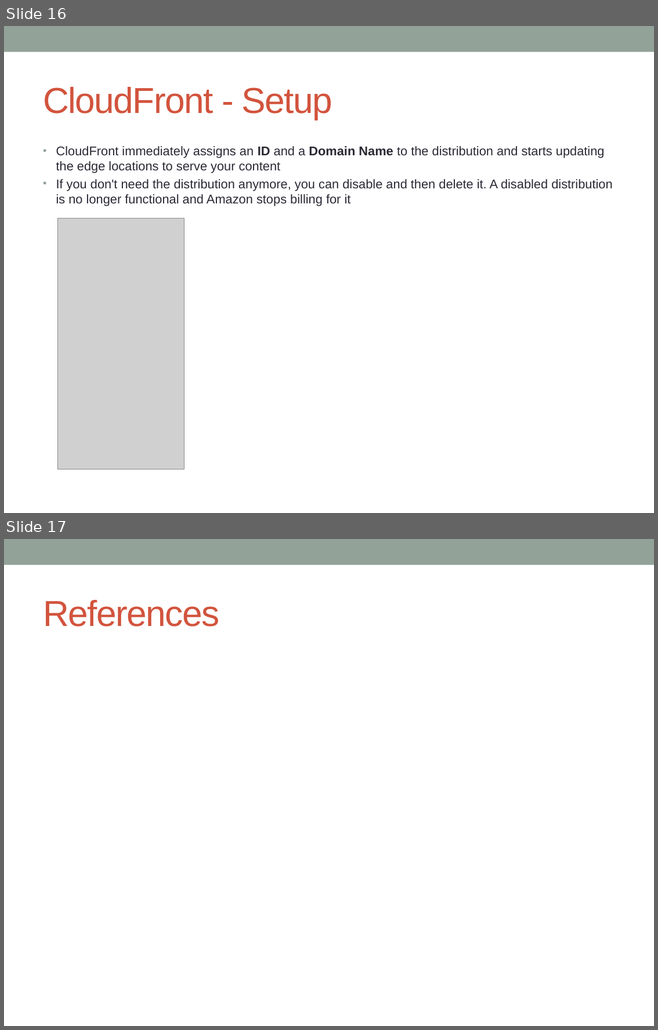
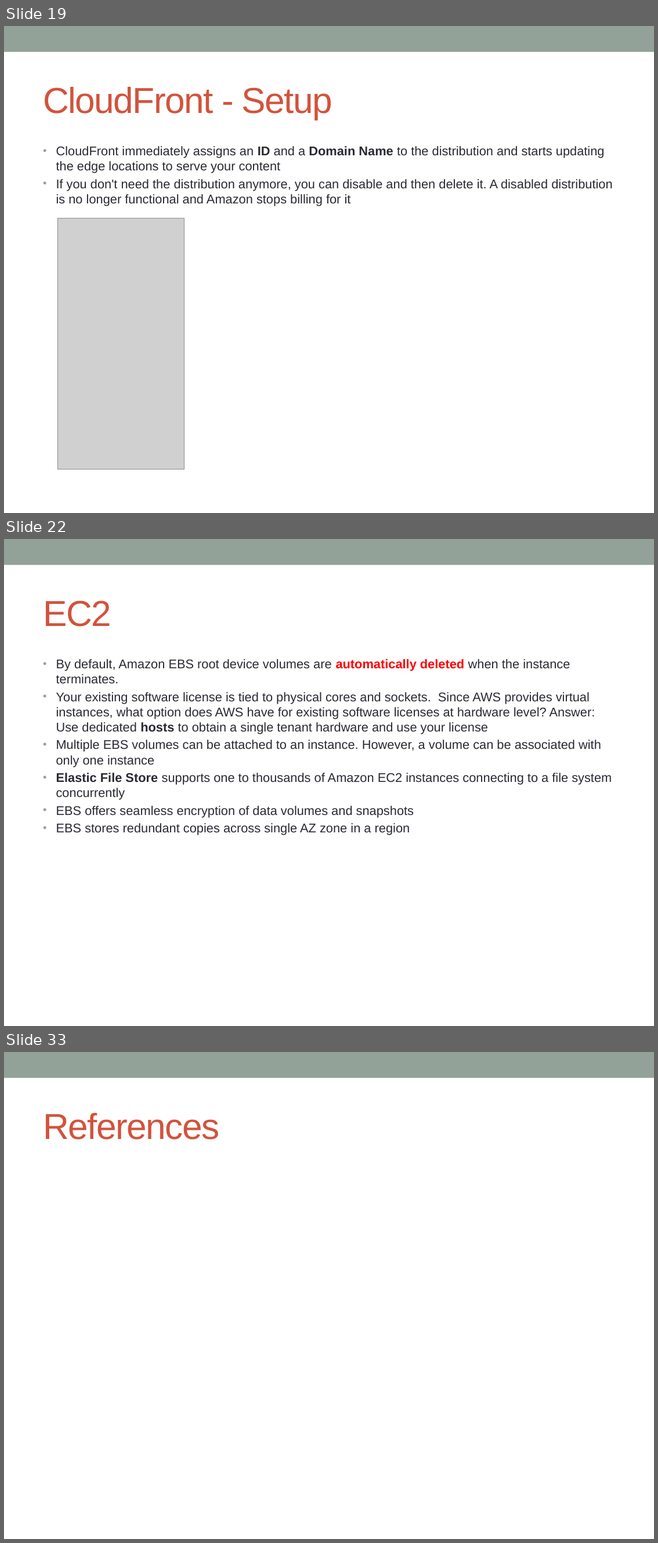
Before and after one commit to notionquest/ProjectDocumentation, a slide deck: AWS_Solution_Architect.pptx. Shown one above the other, each under a label of ours: slides 16 and 17 before the commit, slides 19, 22 and 33 after it; the slides between them are not shown. The pictures are 658x1030 and 658x1543 pixels, drawn with LibreOffice and Linux fonts; fonts in the diff are those of the drawing; grey boxes stand for pictures. Boxes give left, top, right and bottom in pixels: in the first picture for what was removed or moved away, otherwise in the second. Text is boxed around its words. In the diff, an @@ line names an element or a change of style, - is before the commit and + after.

```diff
--- a/AWS_Solution_Architect.pptx
+++ b/AWS_Solution_Architect.pptx
@@ slide 22 added at [4, 539, 654, 1026], background #FFFFFF; not listed: 1 template element that a slide beside it also shows @@
@@ title added at [43, 600, 111, 627], 40 pt, text #D2533C @@
+EC2
@@ text added at [56, 659, 611, 835], 14 pt, text #292934 @@
+• By default, Amazon EBS root device volumes are automatically deleted when the instance terminates.
+• Your existing software license is tied to physical cores and sockets. Since AWS provides virtual instances, what option does AWS have for existing software licenses at hardware level? Answer: Use dedicated hosts to obtain a single tenant hardware and use your license
+• Multiple EBS volumes can be attached to an instance. However, a volume can be associated with only one instance
+• Elastic File Store supports one to thousands of Amazon EC2 instances connecting to a file system concurrently
+• EBS offers seamless encryption of data volumes and snapshots
+• EBS stores redundant copies across single AZ zone in a region
@@ what was slide 16 is now slide 19 @@
@@ what was slide 17 is now slide 33 @@
```
Also in this commit, not shown: 4 slides changed, 15 other slides added.
